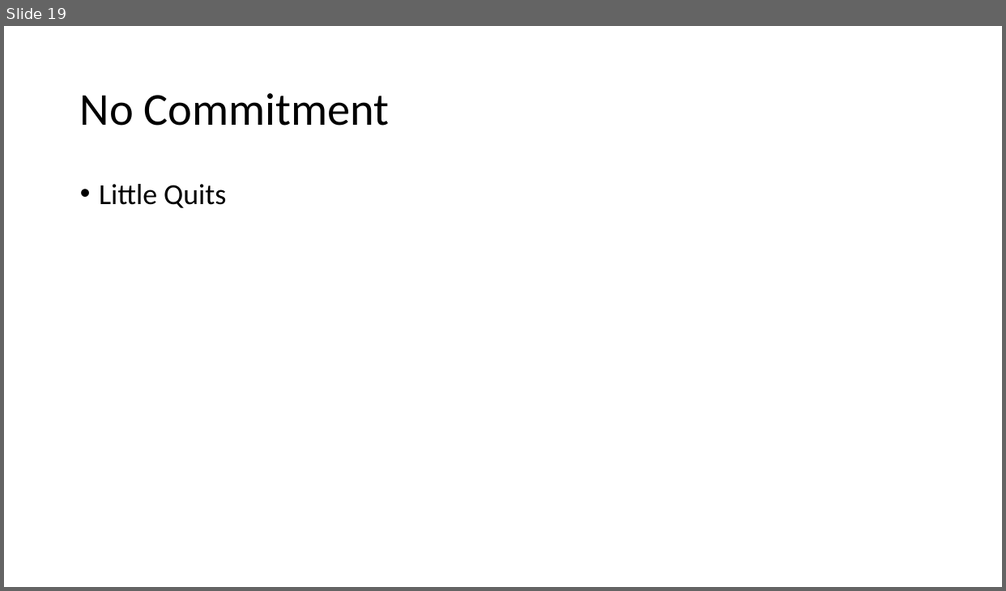
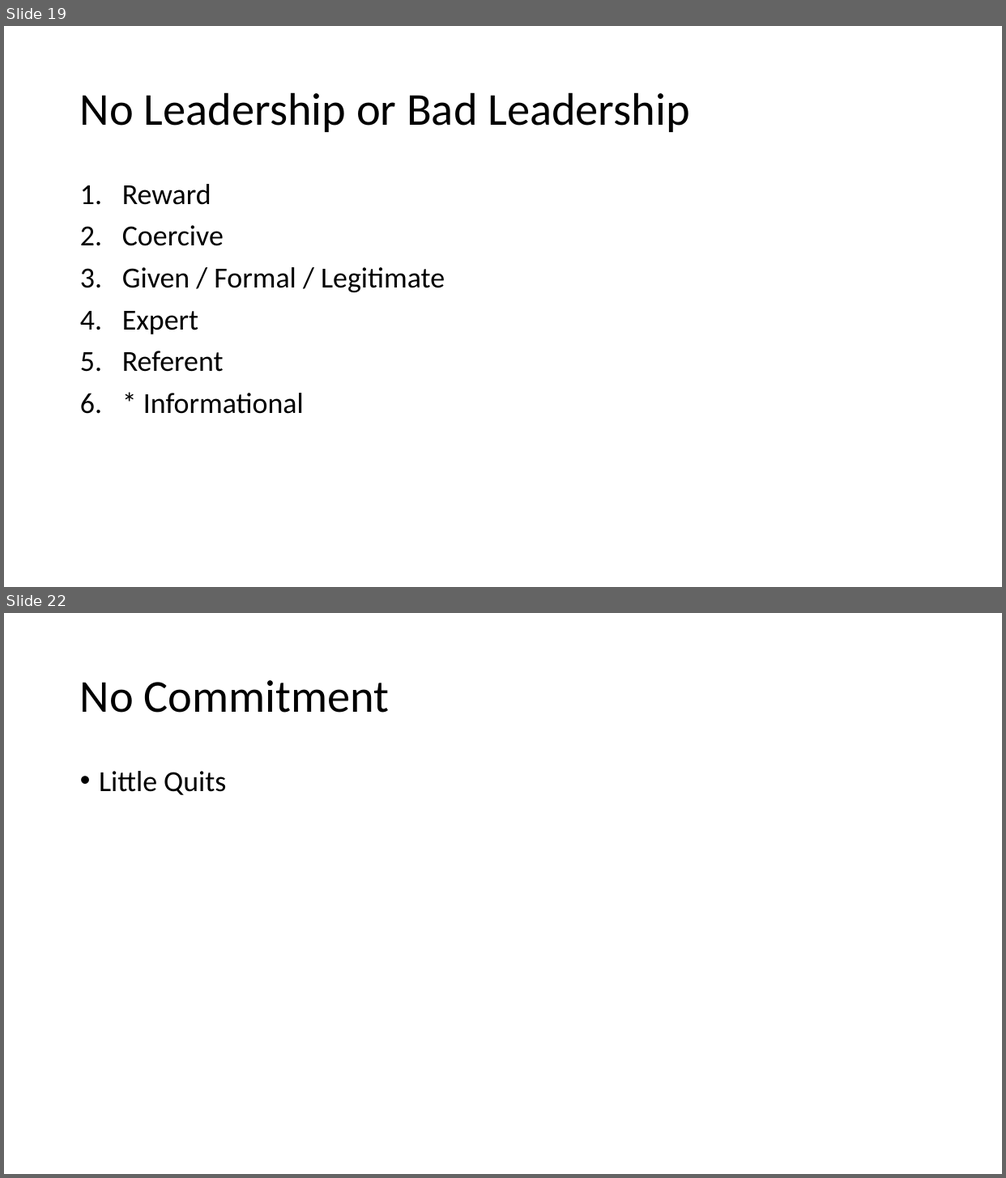
Before and after one commit to jugisahunk/presentations, a slide deck: tortoise-and-hare/tortoise-and-hare.pptx. Shown one above the other, each under a label of ours: slide 19 before the commit, slides 19 and 22 after it; the slides between them are not shown. The pictures are 1006x591 and 1006x1178 pixels, drawn with LibreOffice and Linux fonts; fonts in the diff are those of the drawing. Boxes give left, top, right and bottom in pixels: in the first picture for what was removed or moved away, otherwise in the second. Text is boxed around its words. In the diff, an @@ line names an element or a change of style, - is before the commit and + after.

```diff
--- a/tortoise-and-hare/tortoise-and-hare.pptx
+++ b/tortoise-and-hare/tortoise-and-hare.pptx
@@ slide 19 added at bbox=[4, 26, 1002, 587], background #FFFFFF @@
@@ title added at bbox=[80, 92, 690, 132], 44 pt, text #000000 @@
+No Leadership or Bad Leadership
@@ text added at bbox=[122, 184, 445, 414], 28 pt, text #000000 @@
+1. Reward
+2. Coercive
+3. Given / Formal / Legitimate
+4. Expert
+5. Referent
+6. * Informational
@@ what was slide 19 is now slide 22 @@
```
Also in this commit, not shown: 3 slides changed, 3 other slides added.
